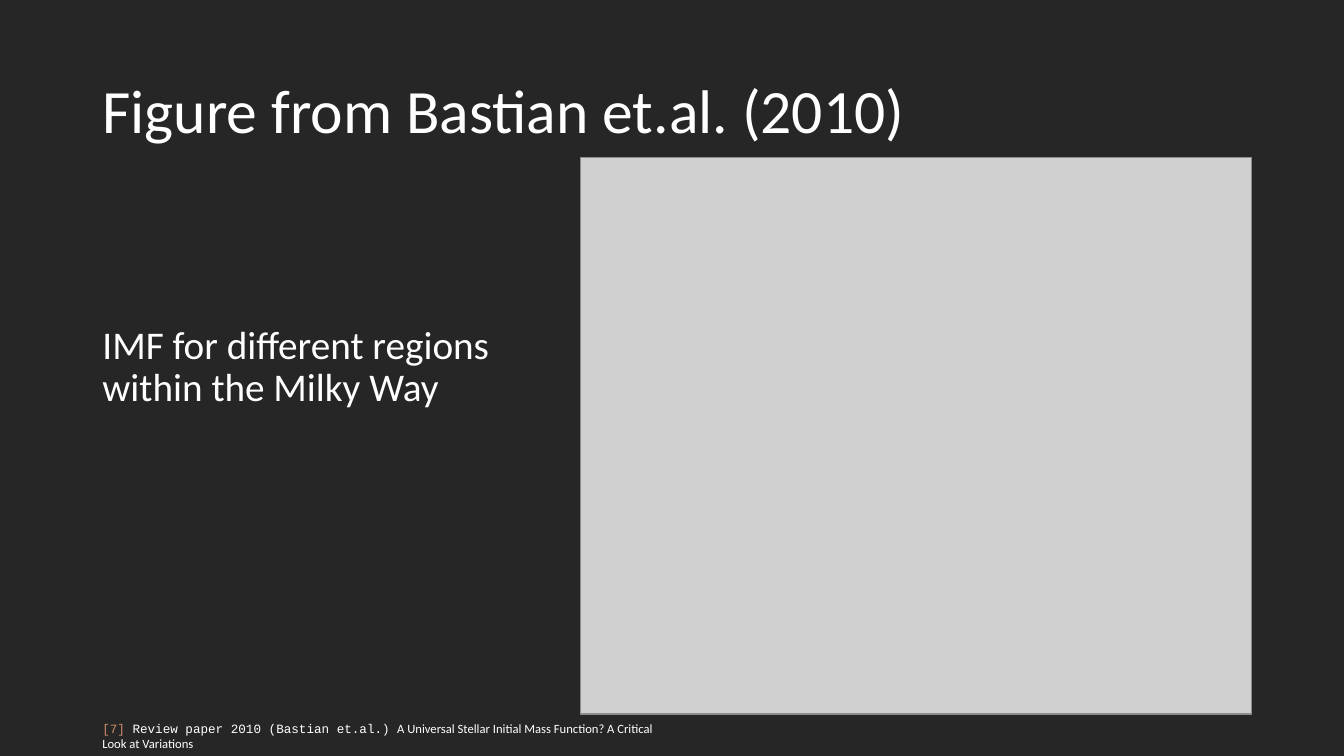
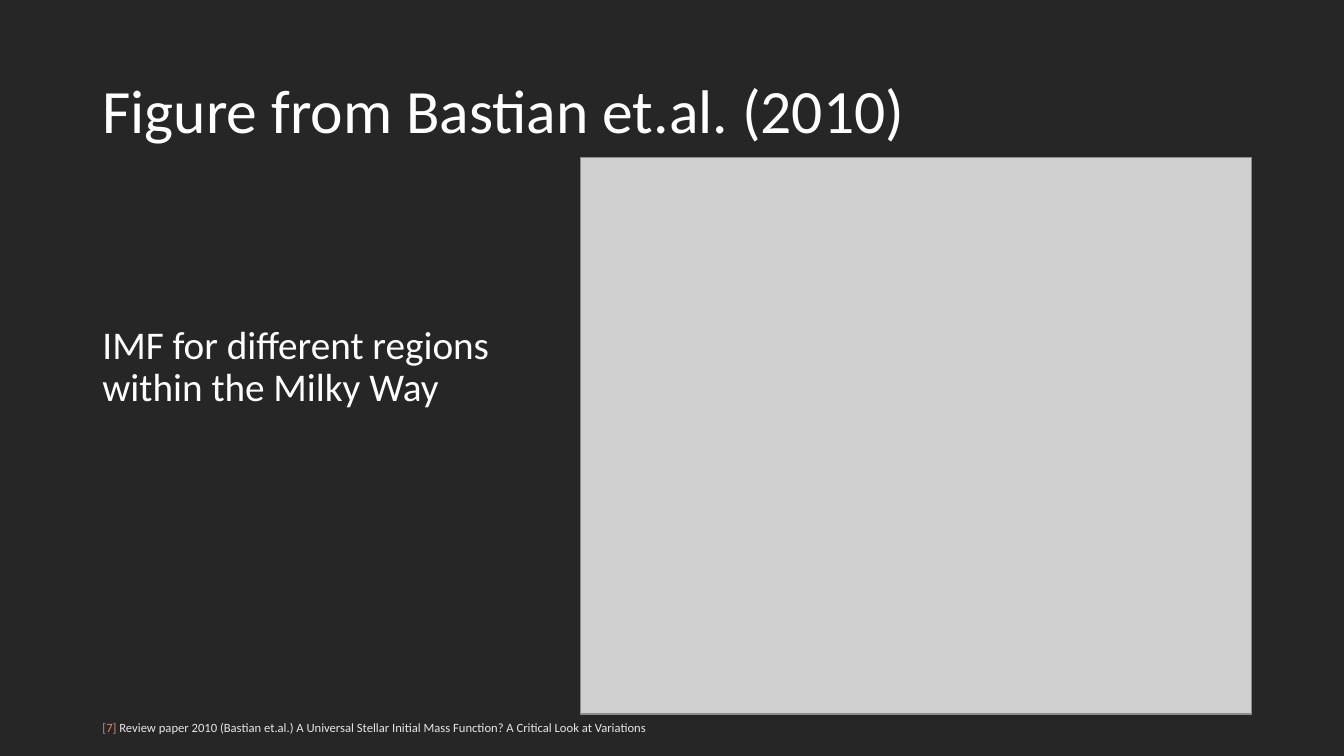
Before and after one commit to laxm7/sta_project, a slide deck: slide 7 of imf_intro_chiara_felix_laxman.pptx. Drawn at 1344x756 pixels with LibreOffice and Linux fonts; fonts in the diff are those of the drawing; grey boxes stand for pictures. Boxes give left, top, right and bottom in pixels: in the first picture for what was removed or moved away, otherwise in the second. Text is boxed around its words. In the diff, an @@ line names an element or a change of style, - is before the commit and + after.

```diff
--- a/imf_intro_chiara_felix_laxman.pptx
+++ b/imf_intro_chiara_felix_laxman.pptx
@@ text "[7] Review paper 2010 (Bastian ..." at [102, 723, 646, 734]: font Courier New to Calibri in "[7] Review paper 2010 (Bastian et.al.)"; text colour #FFFFFF to #E7E6E6; vertical alignment top to middle @@
```
Also in this commit, not shown: 2 other slides changed.
